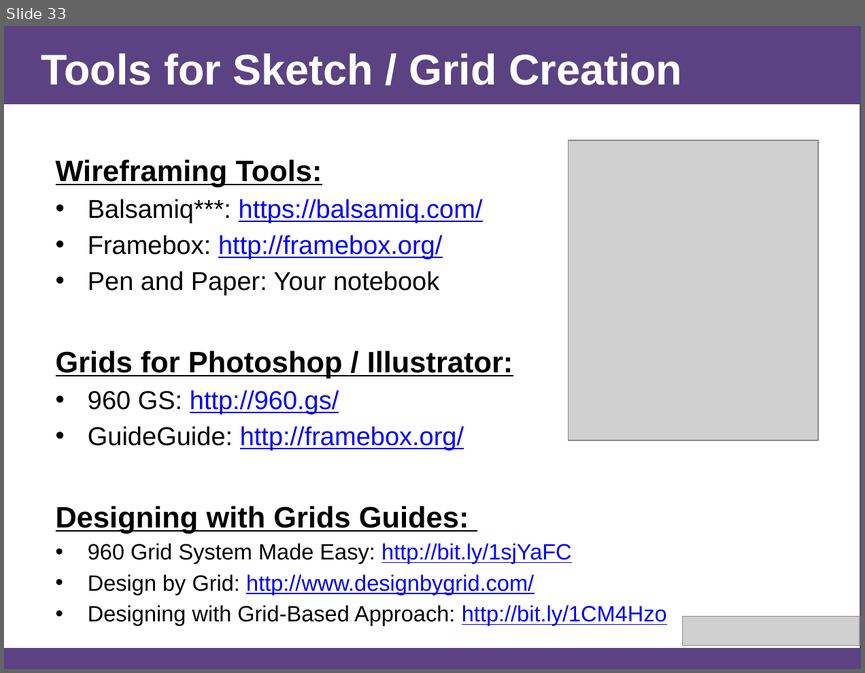
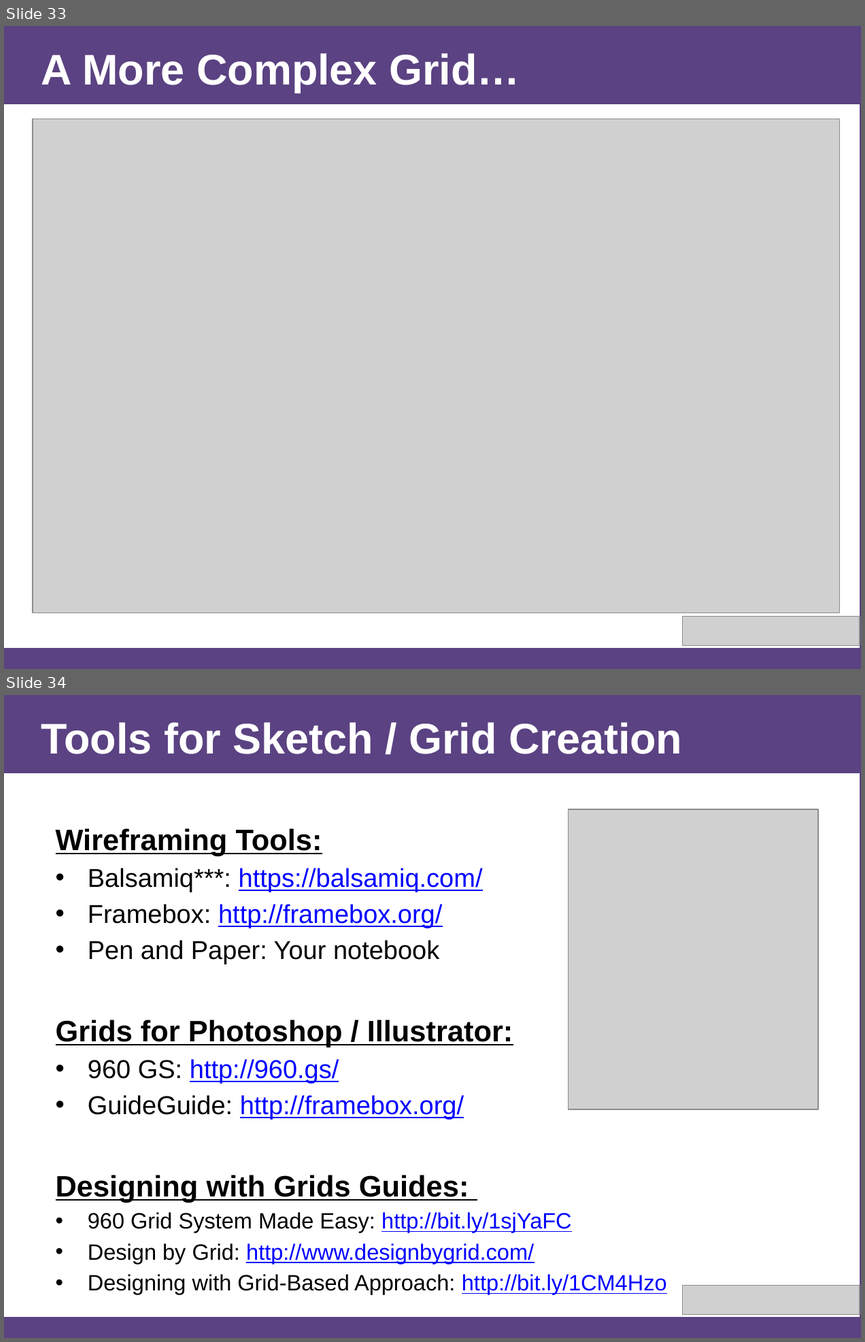
Before and after one commit to afhaque/Rice-DevChats-Bootstrap, a slide deck: slides/AHaque_Bootstrap-Presentation_1-24-15.pptx. Shown one above the other, each under a label of ours: slide 33 before the commit, slides 33 and 34 after it. The pictures are 865x673 and 865x1342 pixels, drawn with LibreOffice and Linux fonts; fonts in the diff are those of the drawing; grey boxes stand for pictures; background and template pictures are left out. Boxes give left, top, right and bottom in pixels: in the first picture for what was removed or moved away, otherwise in the second. Text is boxed around its words. In the diff, an @@ line names an element or a change of style, - is before the commit and + after.

```diff
--- a/slides/AHaque_Bootstrap-Presentation_1-24-15.pptx
+++ b/slides/AHaque_Bootstrap-Presentation_1-24-15.pptx
@@ slide 33 added at (4, 26, 861, 669), background #5B4282 @@
@@ title added at (41, 53, 519, 92), 36 pt, text #FFFFFF, bold @@
+A More Complex Grid…
@@ rectangle added at (4, 105, 859, 648), fill #FFFFFF @@
@@ picture added at (33, 118, 839, 613) @@
@@ picture added at (683, 616, 860, 645) @@
@@ what was slide 33 is now slide 34 @@
```
Also in this commit, not shown: 6 slides changed, 8 other slides added, 6 slides removed, 2 other files.
